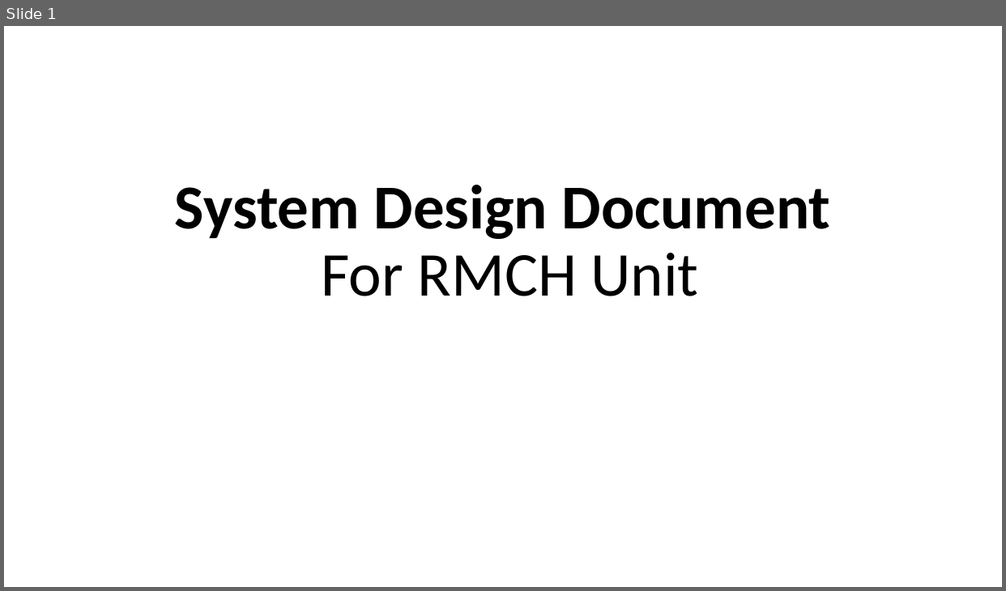
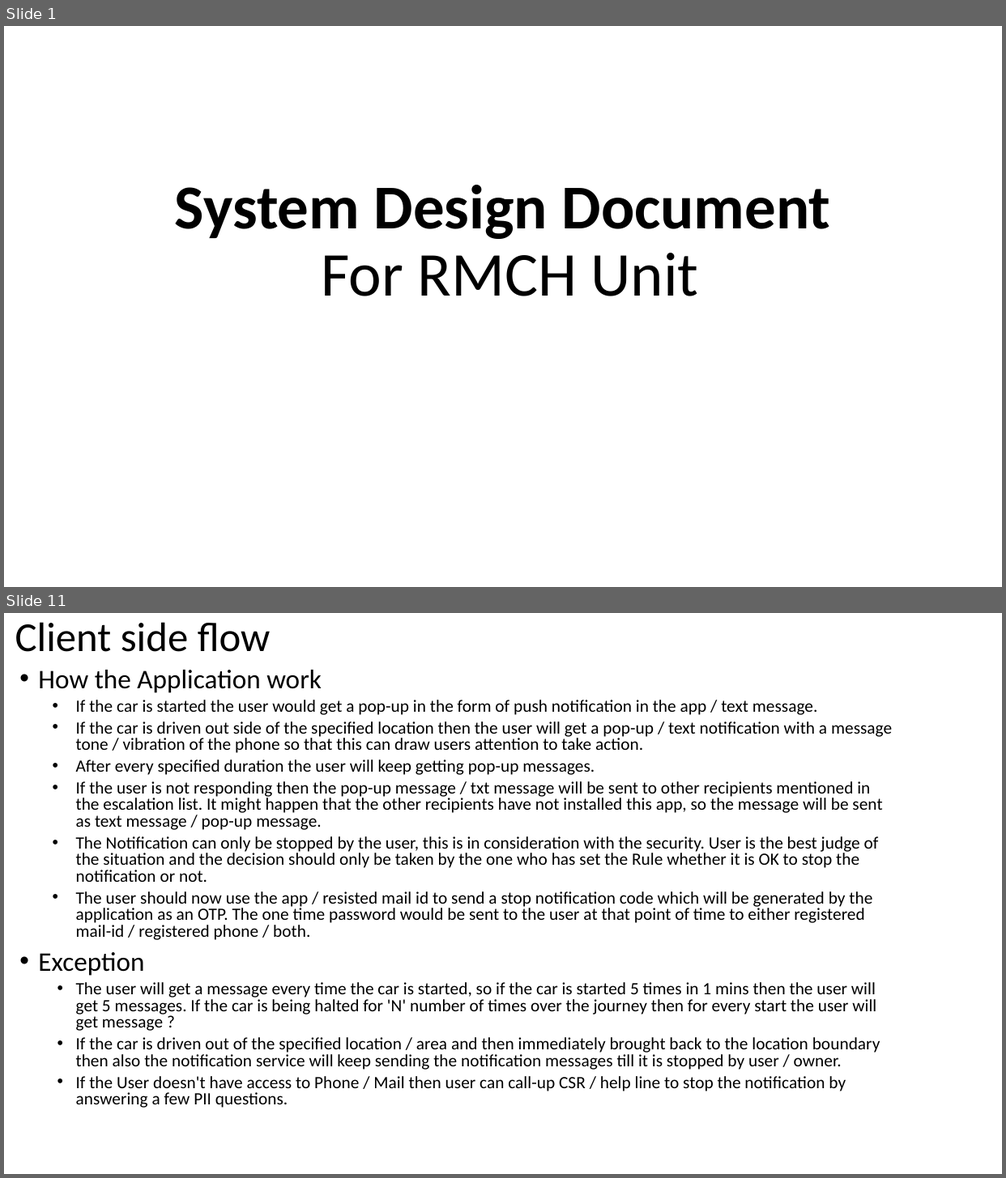
Before and after one commit to debashismohanty/crud, a slide deck: Presentation RMCH Unit.pptx. Shown one above the other, each under a label of ours: slide 1 before the commit, slides 1 and 11 after it; the slides between them are not shown. The pictures are 1006x591 and 1006x1178 pixels, drawn with LibreOffice and Linux fonts; fonts in the diff are those of the drawing. Boxes give left, top, right and bottom in pixels: in the first picture for what was removed or moved away, otherwise in the second. Text is boxed around its words. In the diff, an @@ line names an element or a change of style, - is before the commit and + after.

```diff
--- a/Presentation RMCH Unit.pptx
+++ b/Presentation RMCH Unit.pptx
@@ slide 11 added at (x1=4, y1=613, x2=1002, y2=1174), background #FFFFFF @@
@@ title added at (x1=15, y1=622, x2=270, y2=652), 39.6 pt, text #000000 @@
+Client side flow
@@ text added at (x1=38, y1=670, x2=892, y2=1108), 16.6 pt, text #000000 @@
+• How the Application work
+  • If the car is started the user would get a pop-up in the form of push notification in the app / text message.
+  • If the car is driven out side of the specified location then the user will get a pop-up / text notification with a message tone / vibration of the phone so that this can draw users attention to take action.
+  • After every specified duration the user will keep getting pop-up messages.
+  • If the user is not responding then the pop-up message / txt message will be sent to other recipients mentioned in the escalation list. It might happen that the other recipients have not installed this app, so the message will be sent as text message / pop-up message.
+  • The Notification can only be stopped by the user, this is in consideration with the security. User is the best judge of the situation and the decision should only be taken by the one who has set the Rule whether it is OK to stop the notification or not.
+  • The user should now use the app / resisted mail id to send a stop notification code which will be generated by the application as an OTP. The one time password would be sent to the user at that point of time to either registered mail-id / registered phone / both.
+• Exception
+  • The user will get a message every time the car is started, so if the car is started 5 times in 1 mins then the user will get 5 messages. If the car is being halted for 'N' number of times over the journey then for every start the user will get message ?
+  • If the car is driven out of the specified location / area and then immediately brought back to the location boundary then also the notification service will keep sending the notification messages till it is stopped by user / owner.
+  • If the User doesn't have access to Phone / Mail then user can call-up CSR / help line to stop the notification by answering a few PII questions.
```
Also in this commit, not shown: 9 slides changed, 3 other slides added.
